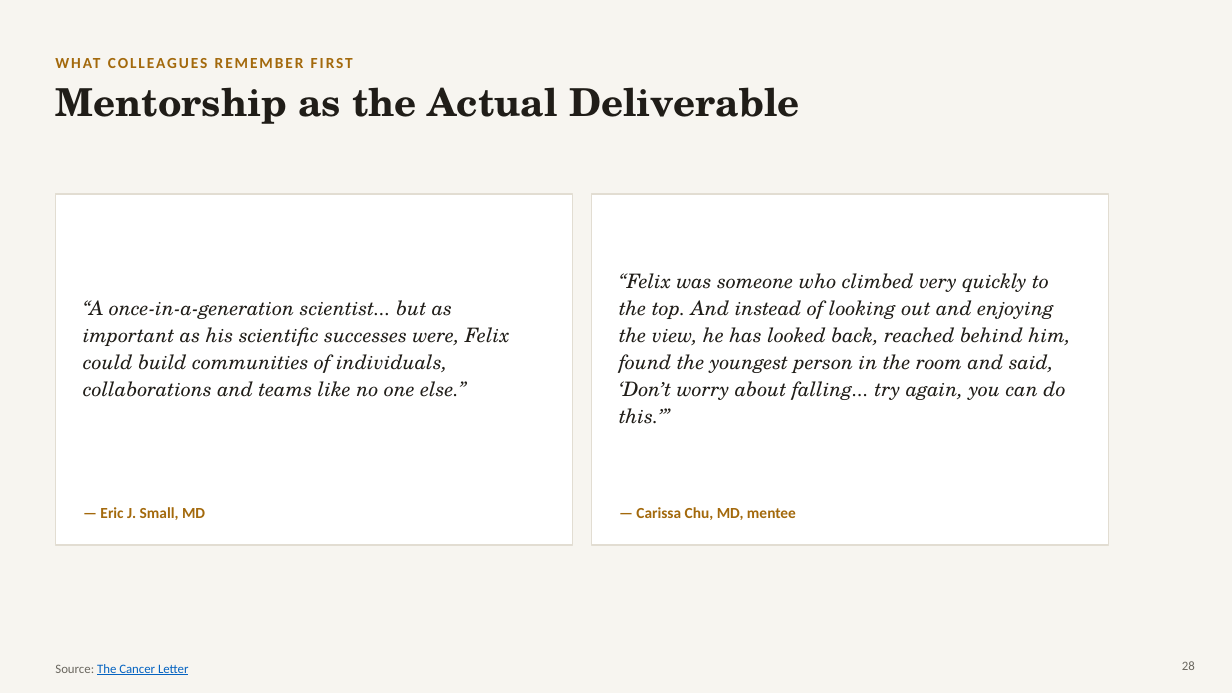
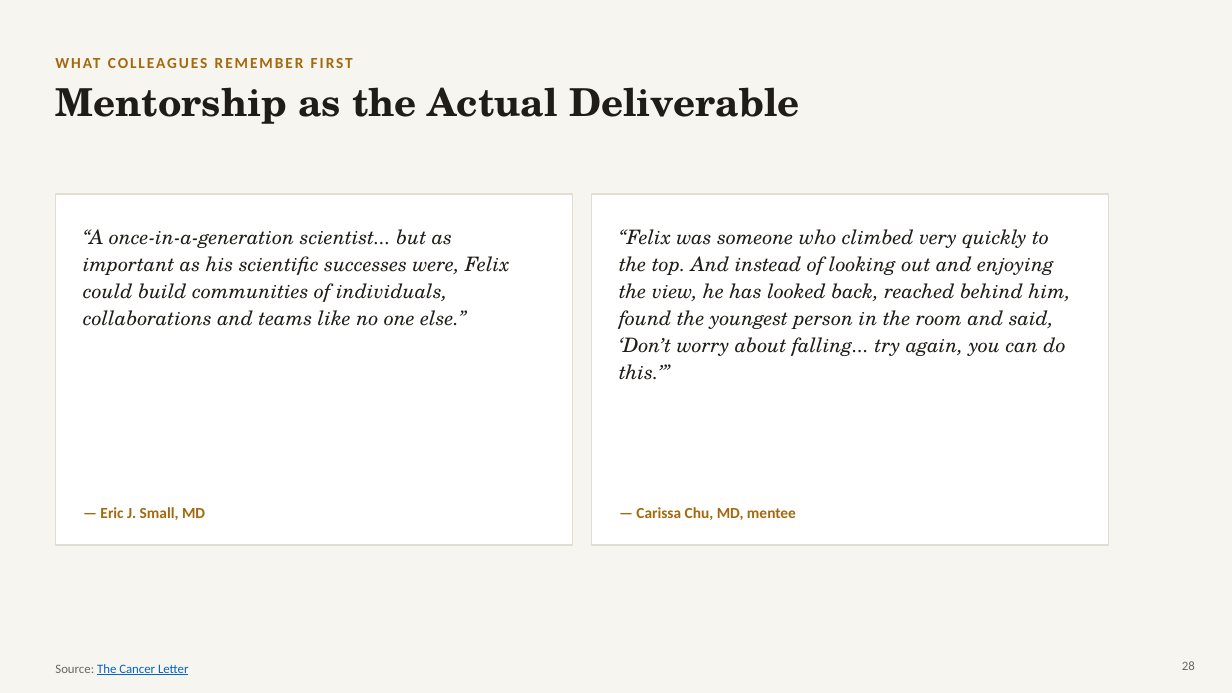
Before and after one commit to kpienta-cloud/FENG, a slide deck: slide 28 of slides/Transformative_Science_Feng_Keynote.pptx. Drawn at 1232x693 pixels with LibreOffice and Linux fonts; fonts in the diff are those of the drawing. Boxes give left, top, right and bottom in pixels: in the first picture for what was removed or moved away, otherwise in the second. Text is boxed around its words. In the diff, an @@ line names an element or a change of style, - is before the commit and + after.

```diff
--- a/slides/Transformative_Science_Feng_Keynote.pptx
+++ b/slides/Transformative_Science_Feng_Keynote.pptx
@@ text "“A once-in-a-generation scientist... but as ..." at bbox=[83, 229, 509, 326]: vertical alignment middle to top @@
@@ text "“Felix was someone who climbed ..." at bbox=[619, 229, 1071, 380]: vertical alignment middle to top @@
```
Also in this commit, not shown: 5 other slides changed.
